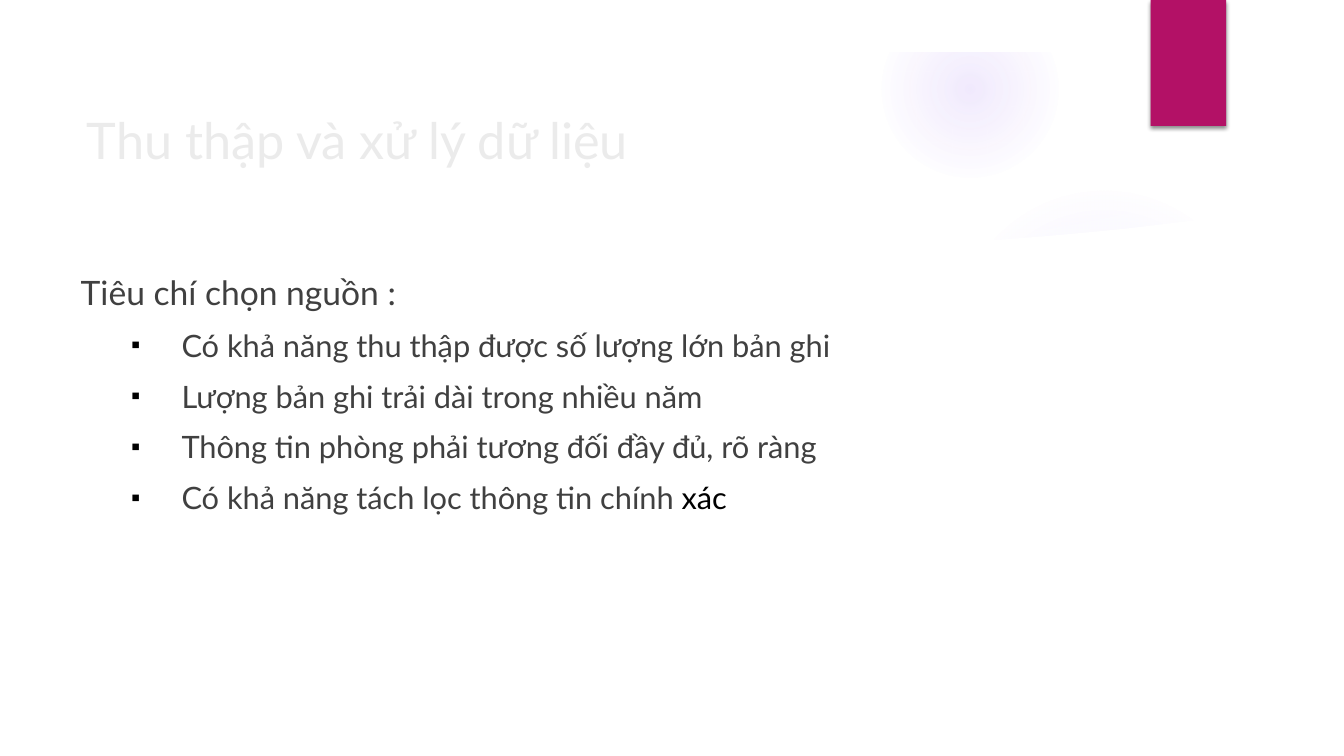
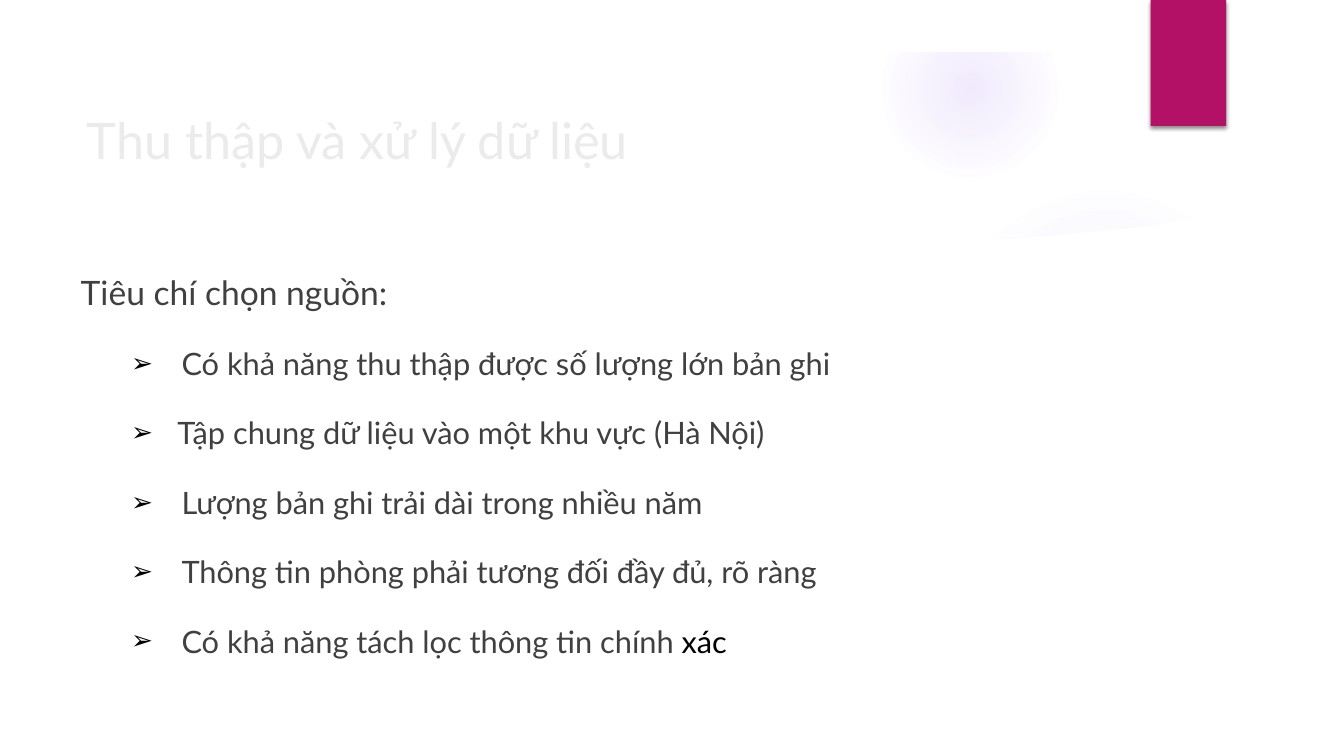
Before and after one commit to DesertFoxee/ai_room_price_prediction, a slide deck: slide 8 of Slide.pptx. Drawn at 1344x756 pixels with LibreOffice and Linux fonts; fonts in the diff are those of the drawing; background and template pictures are left out. Boxes give left, top, right and bottom in pixels: in the first picture for what was removed or moved away, otherwise in the second. Text is boxed around its words. In the diff, an @@ line names an element or a change of style, - is before the commit and + after.

```diff
--- a/Slide.pptx
+++ b/Slide.pptx
@@ text at box(81, 278, 387, 311): spaces changed @@
-Tiêu chí chọn nguồn :
+Tiêu chí chọn nguồn:
@@ text at box(182, 350, 831, 659): bullet ▪ to ➢; line spacing 1 to 1.5 @@
@@ text at box(177, 420, 764, 450): paragraph added @@
+  ➢ Tập chung dữ liệu vào một khu vực (Hà Nội)
```
Also in this commit, not shown: 12 other slides changed, 1 other file.
